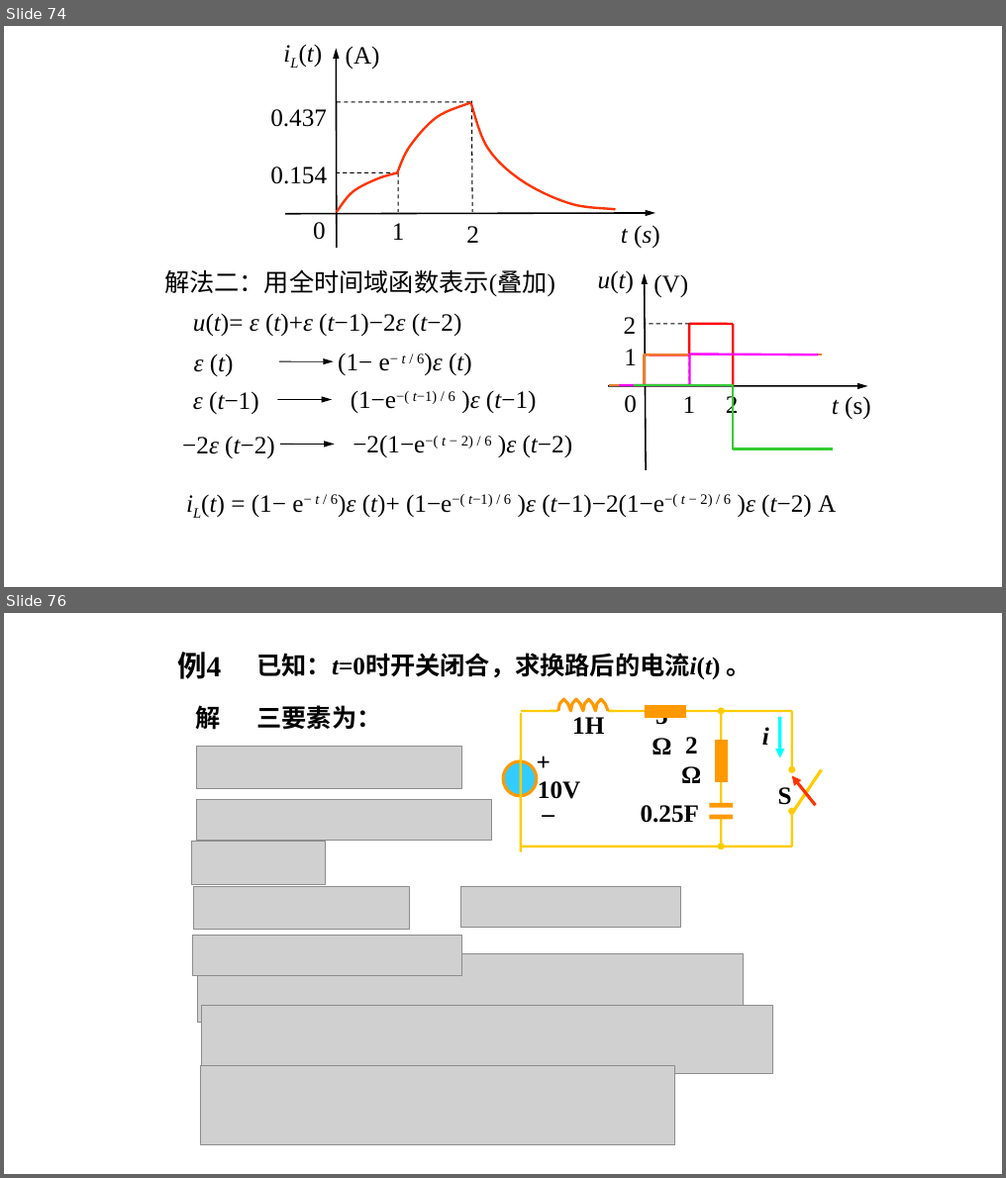
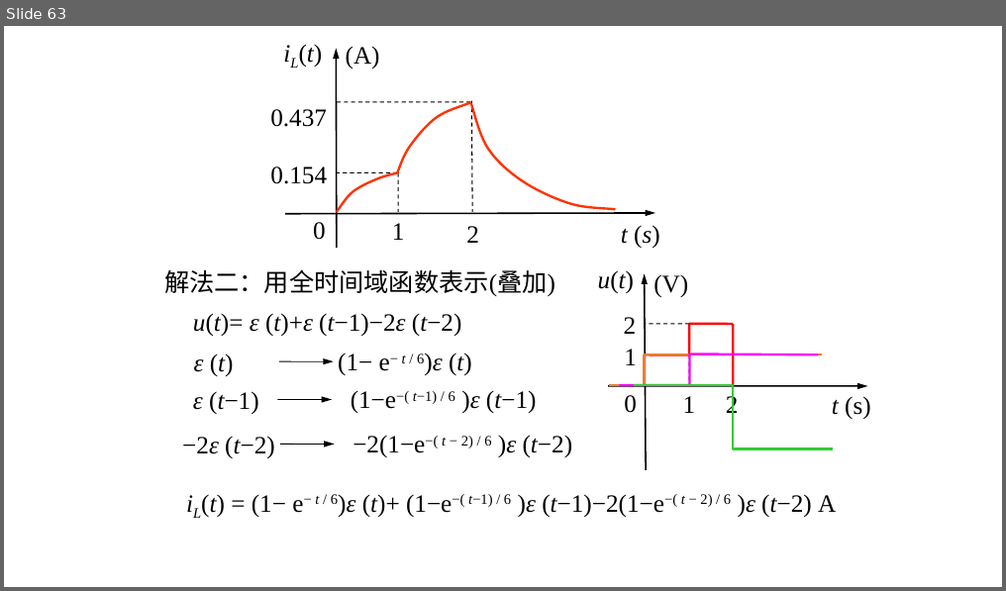
Before and after one commit to YUK1PEDIA/XMU-SE, a slide deck: 大三下/电路原理/课件/第六章.pptx. Shown one above the other, each under a label of ours: slides 74 and 76 before the commit, slide 63 after it; the slides between them are not shown. The pictures are 1006x1178 and 1006x591 pixels, drawn with LibreOffice and Linux fonts; fonts in the diff are those of the drawing; grey boxes stand for pictures. Boxes give left, top, right and bottom in pixels: in the first picture for what was removed or moved away, otherwise in the second. Text is boxed around its words. In the diff, an @@ line names an element or a change of style, - is before the commit and + after.

```diff
--- a/大三下/电路原理/课件/第六章.pptx
+++ b/大三下/电路原理/课件/第六章.pptx
@@ slide 76 removed at box(4, 613, 1002, 1174), background #FFFFFF @@
@@ text removed at box(177, 652, 221, 679) @@
-例4
@@ text removed at box(256, 653, 750, 679) @@
-已知：t=0时开关闭合，求换路后的电流i(t) 。
@@ text removed at box(196, 706, 221, 729) @@
-解
@@ text removed at box(256, 705, 381, 730) @@
-三要素为：
@@ group removed at box(503, 699, 822, 853): 9 texts, 9 lines, 6 arrows, 2 rectangles, 1 freeform shape, 1 ellipse @@
-+
-–
-1H
-0.25F
-5Ω
-2Ω
-S
-10V
-i
@@ picture removed at box(196, 747, 461, 789) @@
@@ picture removed at box(196, 799, 491, 841) @@
@@ picture removed at box(192, 841, 325, 884) @@
@@ picture removed at box(193, 887, 410, 930) @@
@@ picture removed at box(460, 887, 681, 928) @@
@@ picture removed at box(193, 935, 462, 976) @@
@@ picture removed at box(198, 955, 744, 1023) @@
@@ picture removed at box(202, 1006, 773, 1075) @@
@@ picture removed at box(200, 1065, 675, 1145) @@
@@ what was slide 74 is now slide 63 @@
```
Also in this commit, not shown: 1 slide changed, 24 other slides removed, 3 other files.
